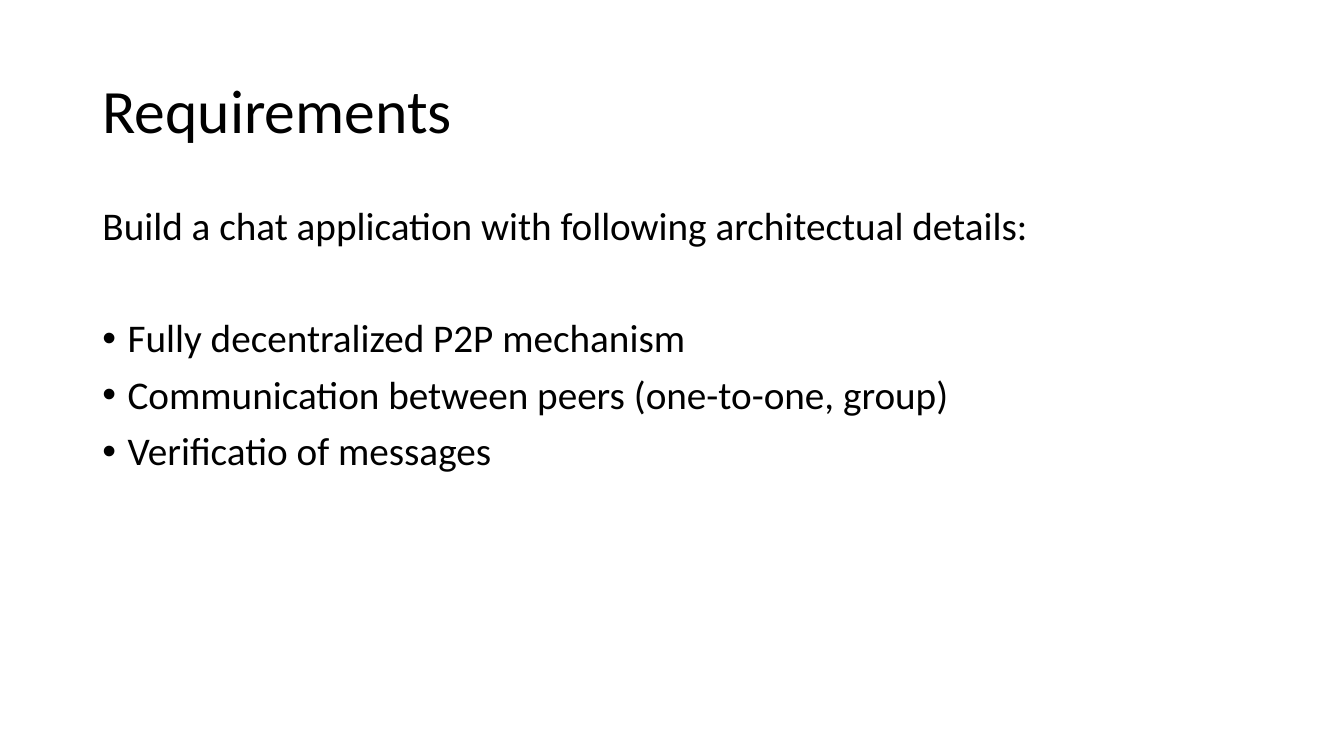
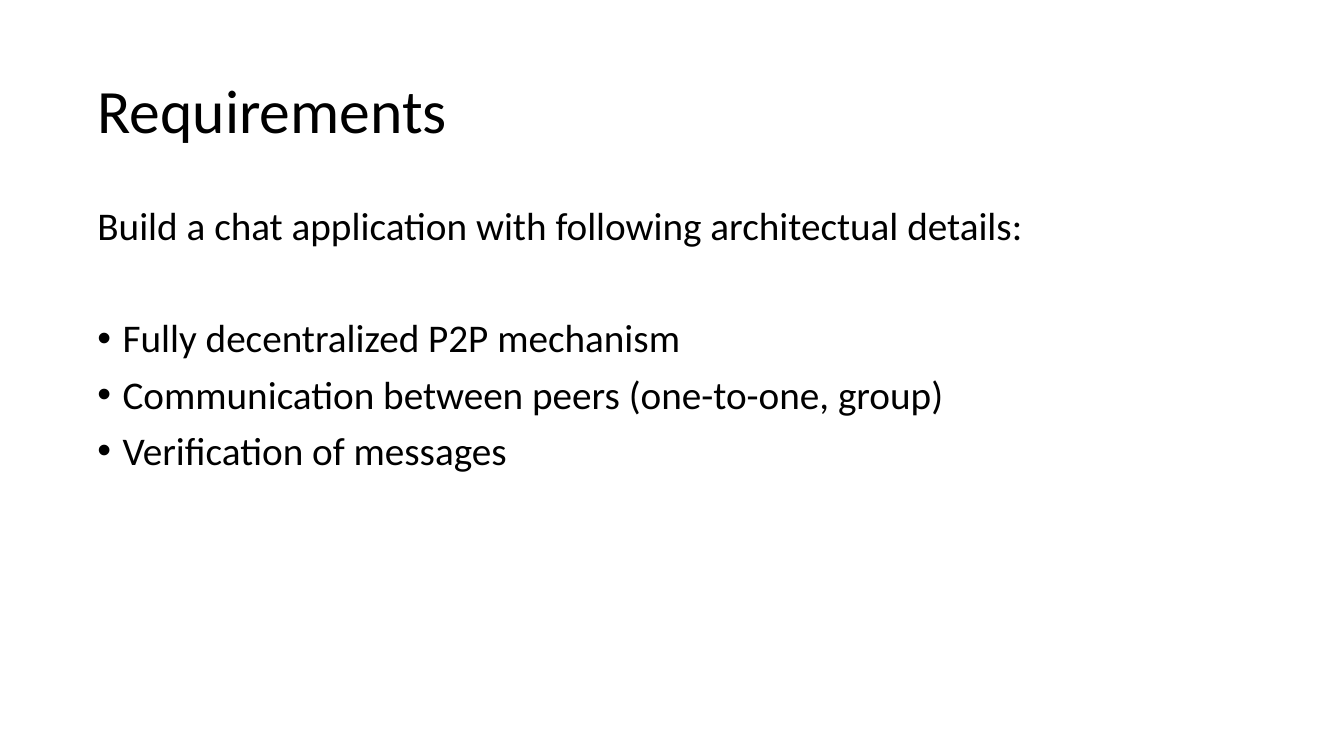
Before and after one commit to lexli8888/DSA-chat, a slide deck: slide 2 of presentation/Challenge Task HS 2018.pptx. Drawn at 1344x756 pixels with LibreOffice and Linux fonts; fonts in the diff are those of the drawing. Boxes give left, top, right and bottom in pixels: in the first picture for what was removed or moved away, otherwise in the second. Text is boxed around its words. In the diff, an @@ line names an element or a change of style, - is before the commit and + after.

```diff
--- a/presentation/Challenge Task HS 2018.pptx
+++ b/presentation/Challenge Task HS 2018.pptx
@@ title "Requirements": place and size @@
-title "Requirements" at [102, 90, 451, 143]
+title "Requirements" at [97, 90, 446, 143]
@@ text at [123, 438, 507, 472]: text changed @@
-• Verificatio of messages
+• Verification of messages
```
Also in this commit, not shown: 5 other slides changed, 8 slides added, 7 slides removed.
